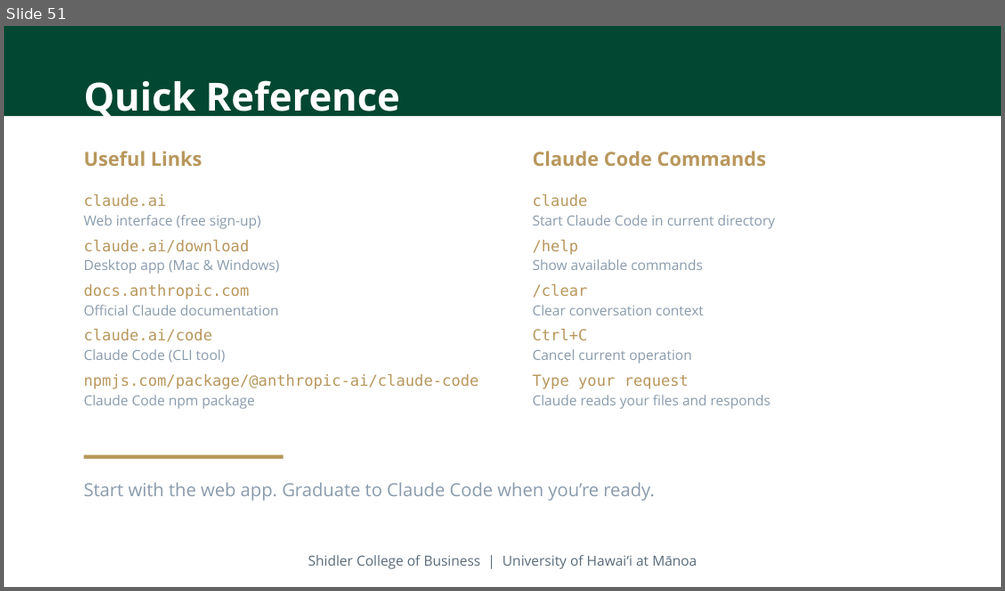
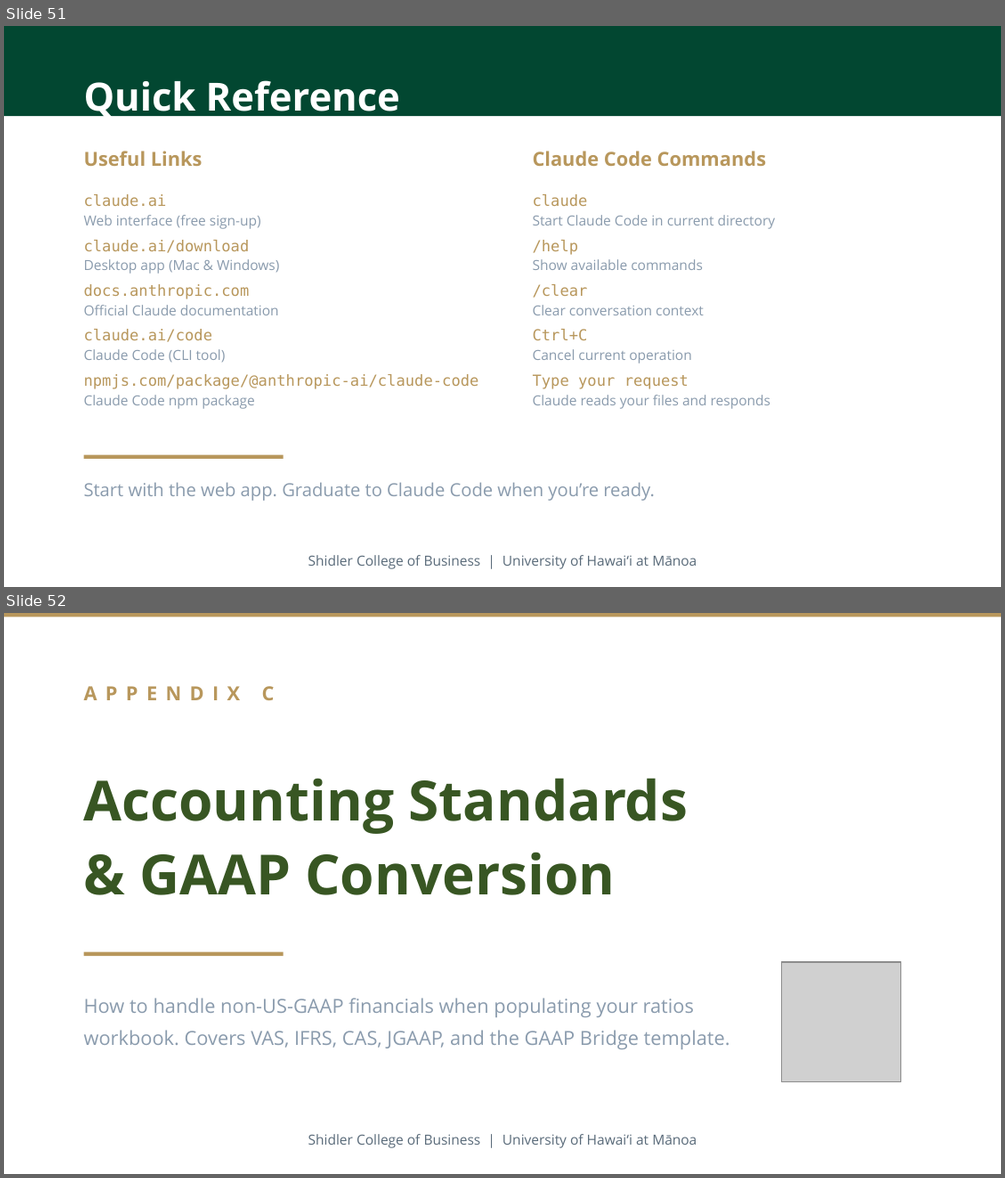
Before and after one commit to adamwstauffer/shidler, a slide deck: courses/BUS-629-VEMBA-International-Corporate-Finance/BUS629_AI_Ratios_Project.pptx. Shown one above the other, each under a label of ours: slide 51 before the commit, slides 51 and 52 after it. The pictures are 1005x591 and 1005x1178 pixels, drawn with LibreOffice and Linux fonts; fonts in the diff are those of the drawing; grey boxes stand for pictures. Boxes give left, top, right and bottom in pixels: in the first picture for what was removed or moved away, otherwise in the second. Text is boxed around its words. In the diff, an @@ line names an element or a change of style, - is before the commit and + after.

```diff
--- a/courses/BUS-629-VEMBA-International-Corporate-Finance/BUS629_AI_Ratios_Project.pptx
+++ b/courses/BUS-629-VEMBA-International-Corporate-Finance/BUS629_AI_Ratios_Project.pptx
@@ slide 52 added at [4, 613, 1001, 1174], background #FFFFFF @@
@@ rectangle added at [4, 613, 1001, 617], fill #B8975C @@
@@ text added at [262, 686, 275, 700], 14 pt, text #B8975C, bold @@
+APPENDIX C
@@ text added at [84, 778, 688, 895], 40 pt, text #385723, bold @@
+Accounting Standards
+& GAAP Conversion
@@ rectangle added at [84, 952, 283, 956], fill #B8975C @@
@@ picture added at [782, 962, 901, 1081] @@
@@ text added at [84, 997, 730, 1049], 14 pt, text #8A9BAD @@
+How to handle non-US-GAAP financials when populating your ratios workbook. Covers VAS, IFRS, CAS, JGAAP, and the GAAP Bridge template.
@@ text added at [308, 1134, 696, 1148], 10 pt, text #5A6B7A @@
+Shidler College of Business | University of Hawaiʻi at Mānoa
```
Also in this commit, not shown: 3 other slides added.
